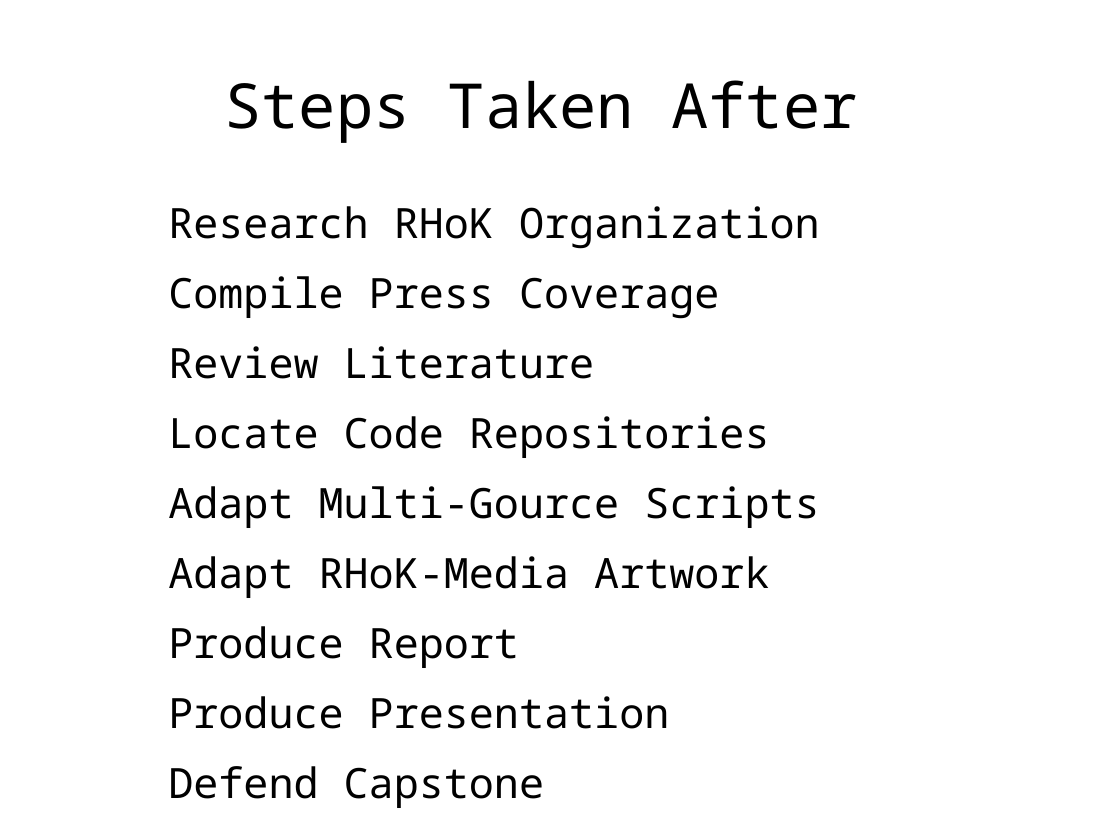
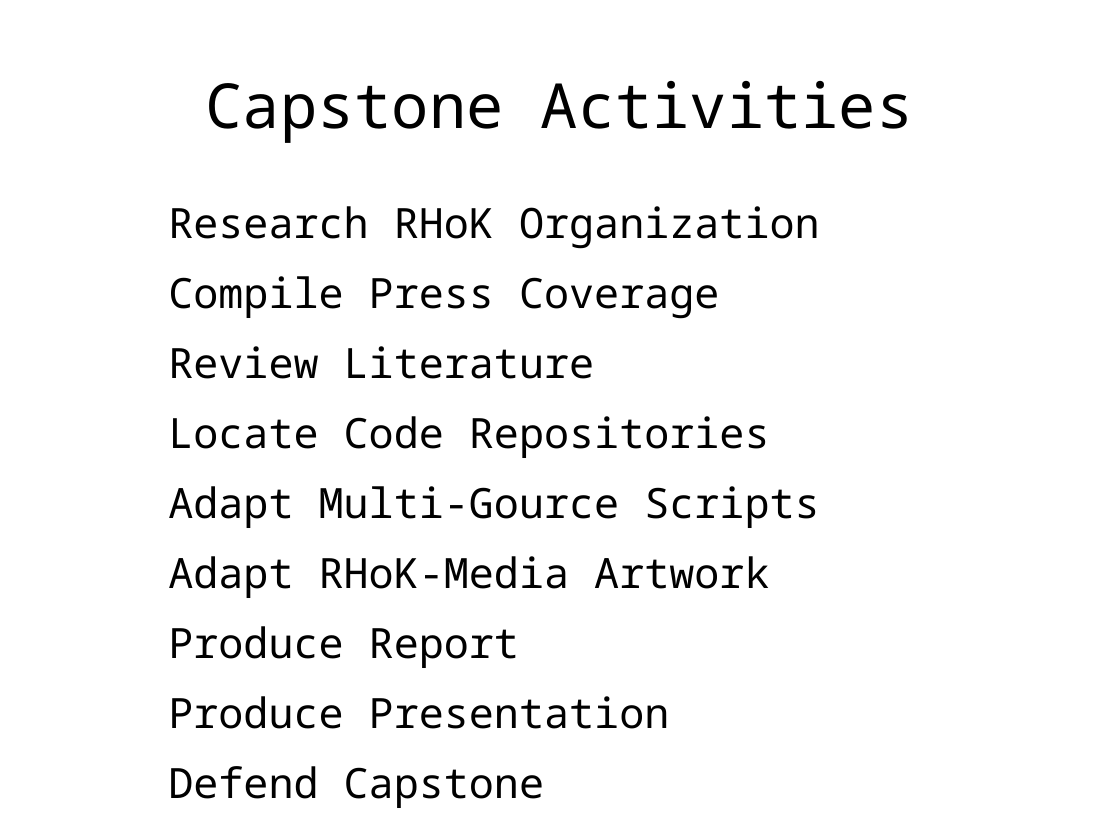
Before and after one commit to decause/RITCapstone, a slide deck: slide 14 of capstone-remy-preso.odp (slide 10 before the commit). Drawn at 1120x840 pixels with LibreOffice and Linux fonts; fonts in the diff are those of the drawing; background and template pictures are left out. Boxes give left, top, right and bottom in pixels: in the first picture for what was removed or moved away, otherwise in the second. Text is boxed around its words. In the diff, an @@ line names an element or a change of style, - is before the commit and + after.

```diff
--- a/capstone-remy-preso.odp
+++ b/capstone-remy-preso.odp
@@ title at (206,81,913,143): text changed @@
-Steps Taken After
+Capstone Activities
```
Also in this commit, not shown: 16 other slides changed, 10 slides added, 5 slides removed.
